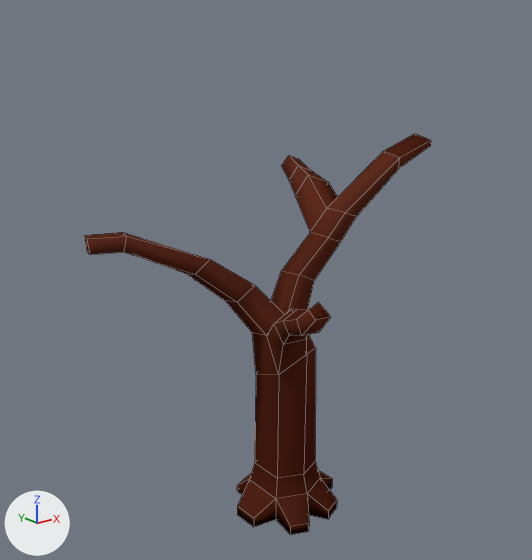
The Blender file Assets/Art/m_tree.blend, before and after one commit.
Rendered twice from a 50 mm camera at (-10.87, -12.8, 11.25) aimed at (-0.59, 0.05, 6.11). Arrows for +X, +Y and +Z are at lower left; the lights stay in place. Mesh edges are drawn as thin lines.

The older version as bpy lines, for what is in view:
```python
me_tree = bpy.data.meshes.new('tree')
me_tree.from_pydata(...)  # 118 vertices, 116 faces; spans x -4.61..3.11, y -2.6..2.67, z -0.11..9.33
me_tree.polygons.foreach_set('use_smooth', [True] * 116)
me_tree.materials.append(mat_material)  # picture img_tex_tree_png
ob_tree = bpy.data.objects.new('tree', me_tree)
ob_tree.location = (0.0, 0.0, 0.0)
```
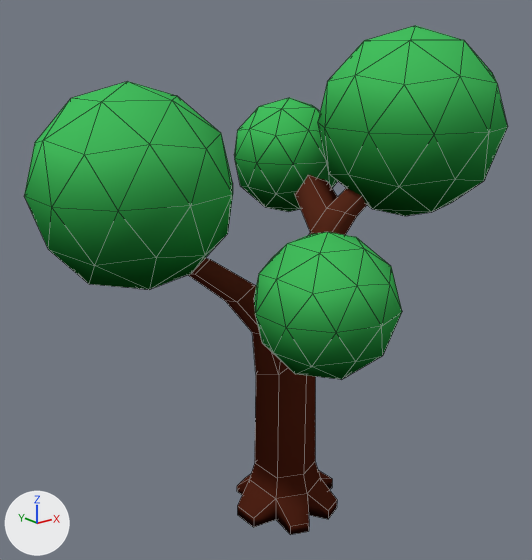
Commit message: Tree with leaves

Pixel boxes [x1, y1, x2, y2] of what changed, in the pictures (532 x 560 px):
```json
{"object": "leaves", "change": "added", "after": [24, 25, 508, 380], "on screen": "green"}
```

Edits to the scene script, one JSON object a line:
```json
{"op": "add", "block": "me_leaves", "code": ["me_leaves = bpy.data.meshes.new('leaves')", "me_leaves.from_pydata(...)  # an icosphere of 80 faces spanning x 0.41..3.26, y 0.62..3.63, z -0.94..2.06; an icosphere of 80 faces spanning x -5.69..-1.64, y -1.6..2.65, z -1.6..2.65; an icosphere of 80 faces spanning x 0.82..5.05, y -3.23..1.21, z -0.68..3.77; an icosphere of 80 faces spanning x -2.67..0.19, y -4.18..-1.18, z -3.13..-0.13", "me_leaves.polygons.foreach_set('use_smooth', [True] * 320)", "me_leaves.materials.append(mat_material)  # picture img_tex_tree_png"]}
{"op": "add", "block": "ob_leaves", "code": ["ob_leaves = bpy.data.objects.new('leaves', me_leaves)", "ob_leaves.parent = ob_tree", "ob_leaves.location = (0.0, 0.0, 8.0)"]}
```
